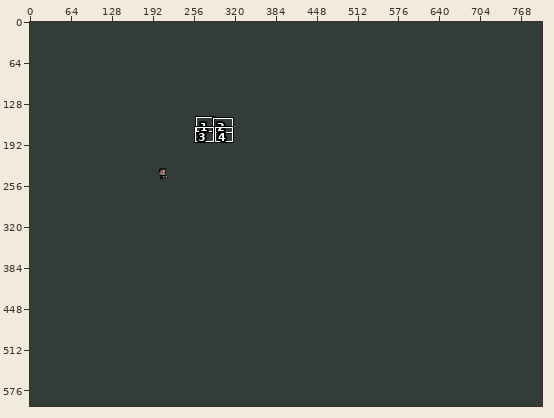
Two versions of one pixel-art file, ProjectSprites/Concept-New/conceptart.aseprite. The picture above shows the old version from afar; the outline marks the close-up.
Close-up. Old version:
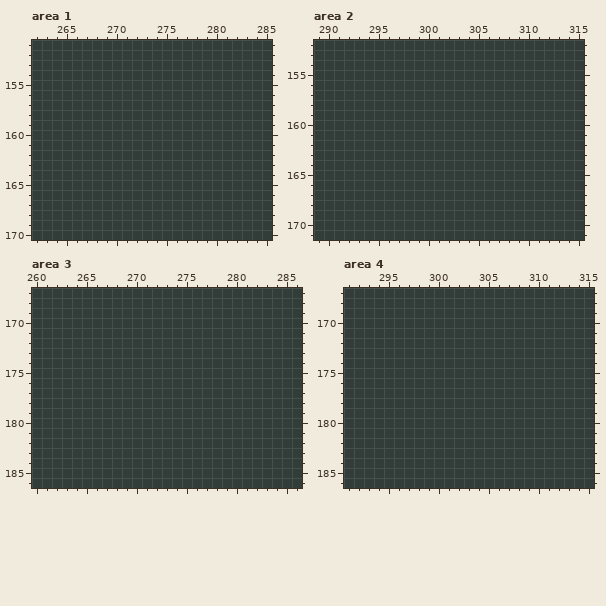
800x600 pixels, 1 frame. Colours within 5 levels of each other are drawn and written as one. Shown: area 1: x 262..285, y 151..170; area 2: x 289..315, y 152..171; area 3: x 260..286, y 167..186; area 4: x 291..315, y 167..186. The commit also changed other parts of the picture, which this record leaves out.
After the commit:
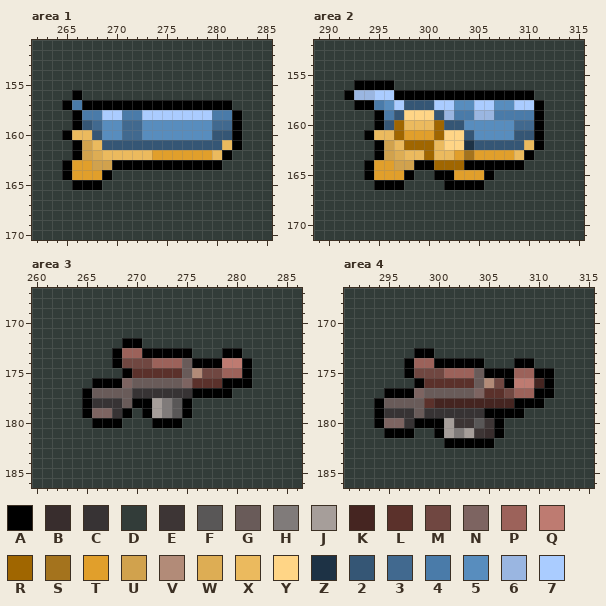
Palette (. is transparent): A #000000  B #382d2d  C #373334  D #323c39  E #3d3535  F #595757  G #695b59  H #807b7a  J #a69e9a  K #452521  L #5b312b  M #704741  N #7d6461  P #9c625a  Q #be7b71  R #a06600  S #a4731d  T #e19f2b  U #d1a24d  V #b28b78  W #ddad54  X #ebba5e  Y #ffd586  Z #1d3245  2 #355675  3 #41698f  4 #4a7ba9  5 #588dbe  6 #9ab6e1  7 #aaccff
Changes in this commit:
layer "gun" added
--- area 1, layer "gun"
@@ x 262..285 @@
 155 DDDDDDDDDDDDDDDDDDDDDDDD
-156 DDDDDDDDDDDDDDDDDDDDDDDD
-157 DDDDDDDDDDDDDDDDDDDDDDDD
-158 DDDDDDDDDDDDDDDDDDDDDDDD
-159 DDDDDDDDDDDDDDDDDDDDDDDD
-160 DDDDDDDDDDDDDDDDDDDDDDDD
-161 DDDDDDDDDDDDDDDDDDDDDDDD
-162 DDDDDDDDDDDDDDDDDDDDDDDD
-163 DDDDDDDDDDDDDDDDDDDDDDDD
-164 DDDDDDDDDDDDDDDDDDDDDDDD
-165 DDDDDDDDDDDDDDDDDDDDDDDD
+156 DDDDADDDDDDDDDDDDDDDDDDD
+157 DDDA4AAAAAAAAAAAAAAADDDD
+158 DDDDA447744777777744ADDD
+159 DDDDA235533555555533ADDD
+160 DDDAXX25533555555522ADDD
+161 DDDDAUX222222222222XADDD
+162 DDDDAUWXXXXXTTTTTTXADDDD
+163 DDDATTUUAAAAAAAAAAADDDDD
+164 DDDATTTADDDDDDDDDDDDDDDD
+165 DDDDAAADDDDDDDDDDDDDDDDD
 166 DDDDDDDDDDDDDDDDDDDDDDDD
--- area 2, layer "gun"
@@ x 289..315 @@
 155 DDDDDDDDDDDDDDDDDDDDDDDDDDD
-156 DDDDDDDDDDDDDDDDDDDDDDDDDDD
-157 DDDDDDDDDDDDDDDDDDDDDDDDDDD
-158 DDDDDDDDDDDDDDDDDDDDDDDDDDD
-159 DDDDDDDDDDDDDDDDDDDDDDDDDDD
-160 DDDDDDDDDDDDDDDDDDDDDDDDDDD
-161 DDDDDDDDDDDDDDDDDDDDDDDDDDD
-162 DDDDDDDDDDDDDDDDDDDDDDDDDDD
-163 DDDDDDDDDDDDDDDDDDDDDDDDDDD
-164 DDDDDDDDDDDDDDDDDDDDDDDDDDD
-165 DDDDDDDDDDDDDDDDDDDDDDDDDDD
-166 DDDDDDDDDDDDDDDDDDDDDDDDDDD
+156 DDDDAAAADDDDDDDDDDDDDDDDDDD
+157 DDDA6677AAAAAAAAAAAAAADDDDD
+158 DDDDAA4572227755775577ADDDD
+159 DDDDDDA42YYY2644664444ADDDD
+160 DDDDDDA2RXXXR225555533ADDDD
+161 DDDDDAXXRTTTRYY2555522ADDDD
+162 DDDDDDAUXRRRXYYZ22222XADDDD
+163 DDDDDDAUWXXRXXTSTTTTXADDDDD
+164 DDDDDATTUUAARRRAAAAAADDDDDD
+165 DDDDDATTTADDAATTTADDDDDDDDD
+166 DDDDDDAAADDDDAAAADDDDDDDDDD
 167 DDDDDDDDDDDDDDDDDDDDDDDDDDD
--- area 3, layer "gun"
@@ x 260..286 @@
 171 DDDDDDDDDDDDDDDDDDDDDDDDDDD
-172 DDDDDDDDDDDDDDDDDDDDDDDDDDD
-173 DDDDDDDDDDDDDDDDDDDDDDDDDDD
-174 DDDDDDDDDDDDDDDDDDDDDDDDDDD
-175 DDDDDDDDDDDDDDDDDDDDDDDDDDD
-176 DDDDDDDDDDDDDDDDDDDDDDDDDDD
-177 DDDDDDDDDDDDDDDDDDDDDDDDDDD
-178 DDDDDDDDDDDDDDDDDDDDDDDDDDD
-179 DDDDDDDDDDDDDDDDDDDDDDDDDDD
-180 DDDDDDDDDDDDDDDDDDDDDDDDDDD
+172 DDDDDDDDDAADDDDDDDDDDDDDDDD
+173 DDDDDDDDAPPAAAAADDDAADDDDDD
+174 DDDDDDDDAMMMPPPGAAAQQADDDDD
+175 DDDDDDDDDALLLLLGVMMPPADDDDD
+176 DDDDDDAAANGGGGGNLLLAAADDDDD
+177 DDDDDAGGGGCCCCCCAAAADDDDDDD
+178 DDDDDACCCGAAJHFADDDDDDDDDDD
+179 DDDDDANNCADAJHFADDDDDDDDDDD
+180 DDDDDDAAADDDAAADDDDDDDDDDDD
 181 DDDDDDDDDDDDDDDDDDDDDDDDDDD
--- area 4, layer "gun"
@@ x 291..315 @@
 172 DDDDDDDDDDDDDDDDDDDDDDDDD
-173 DDDDDDDDDDDDDDDDDDDDDDDDD
-174 DDDDDDDDDDDDDDDDDDDDDDDDD
-175 DDDDDDDDDDDDDDDDDDDDDDDDD
-176 DDDDDDDDDDDDDDDDDDDDDDDDD
-177 DDDDDDDDDDDDDDDDDDDDDDDDD
-178 DDDDDDDDDDDDDDDDDDDDDDDDD
-179 DDDDDDDDDDDDDDDDDDDDDDDDD
-180 DDDDDDDDDDDDDDDDDDDDDDDDD
-181 DDDDDDDDDDDDDDDDDDDDDDDDD
-182 DDDDDDDDDDDDDDDDDDDDDDDDD
+173 DDDDDDDAADDDDDDDDDDDDDDDD
+174 DDDDDDAPPAAAAADDDAADDDDDD
+175 DDDDDDAMMMPPPGAAAPPAADDDD
+176 DDDDDDDALLLLLGVMAQQKADDDD
+177 DDDDAAANGGGGGNLLMPPAADDDD
+178 DDDAGGGGLKKKKKKKKAAADDDDD
+179 DDDACCCGCCCCCCAAAADDDDDDD
+180 DDDANNCAAAJEEFEADDDDDDDDD
+181 DDDDAAADDAJHJEBADDDDDDDDD
+182 DDDDDDDDDDAAAAADDDDDDDDDD
 183 DDDDDDDDDDDDDDDDDDDDDDDDD
